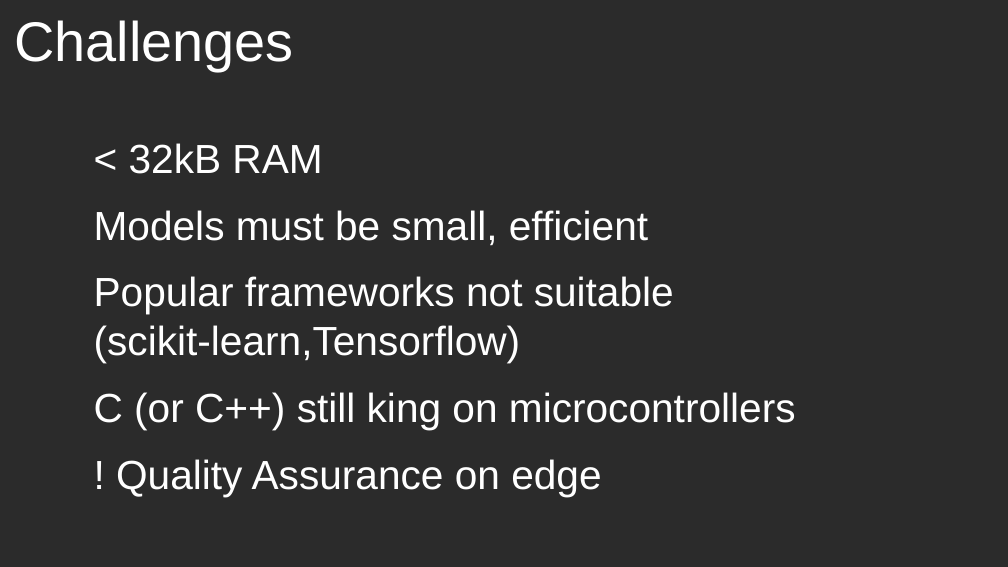
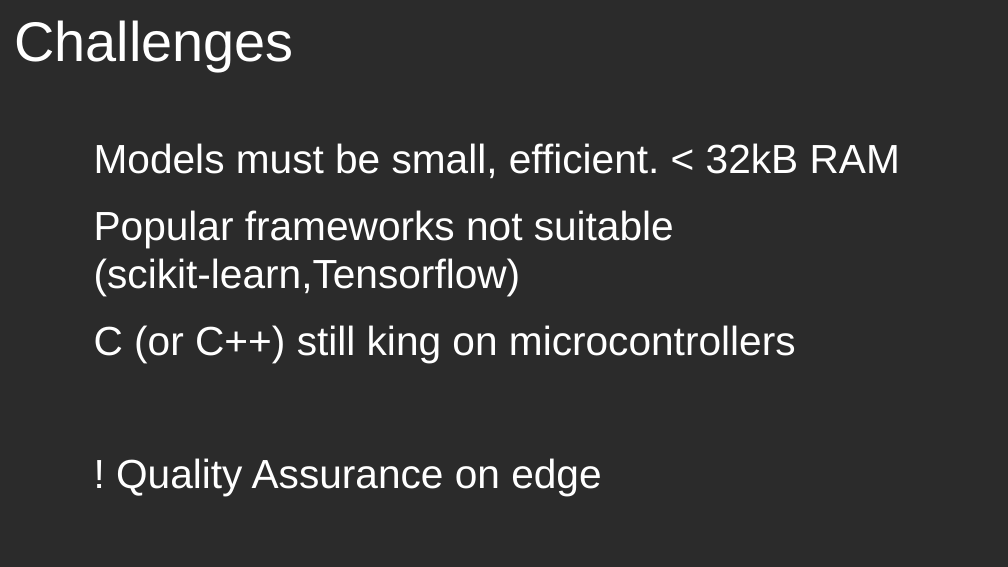
Before and after one commit to jonnor/embeddedml, a slide deck: slide 12 of doc/euroscipy2018/slides.odp. Drawn at 1008x567 pixels with LibreOffice and Linux fonts; fonts in the diff are those of the drawing; background and template pictures are left out; a plain dark background stands for a picture behind light text. Boxes give left, top, right and bottom in pixels: in the first picture for what was removed or moved away, otherwise in the second. Text is boxed around its words. In the diff, an @@ line names an element or a change of style, - is before the commit and + after.

```diff
--- a/doc/euroscipy2018/slides.odp
+++ b/doc/euroscipy2018/slides.odp
@@ text at bbox=[94, 143, 900, 179]: text changed @@
-< 32kB RAM
-Models must be small, efficient
+Models must be small, efficient. < 32kB RAM
```
Also in this commit, not shown: 15 other slides changed, 3 slides added, 1 slide removed, 13 other files.
